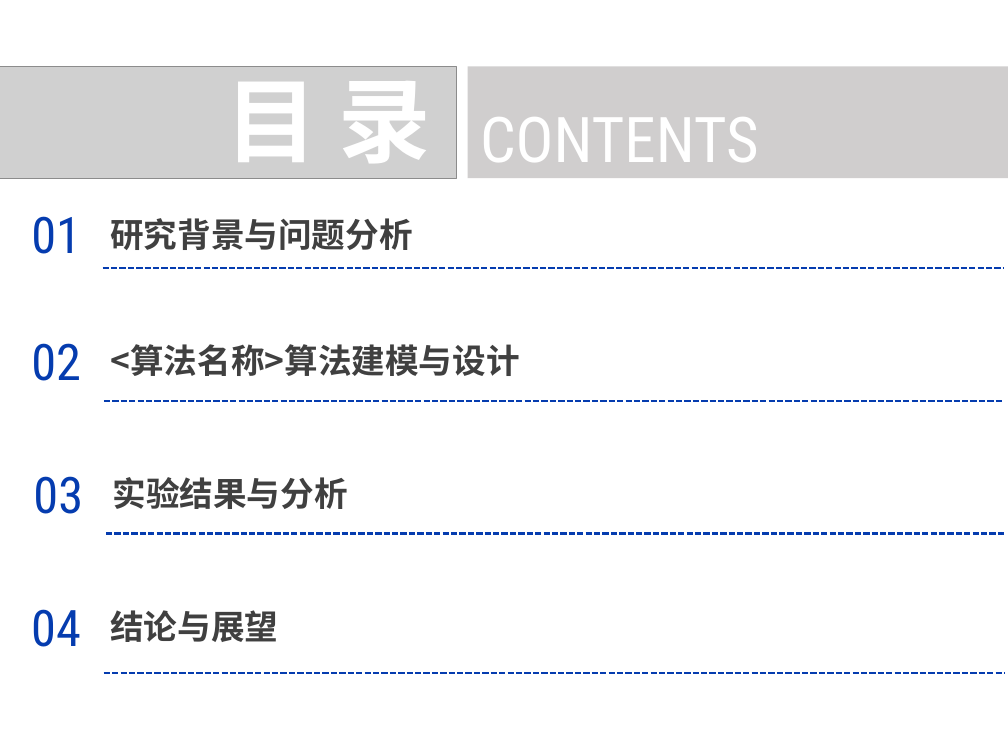
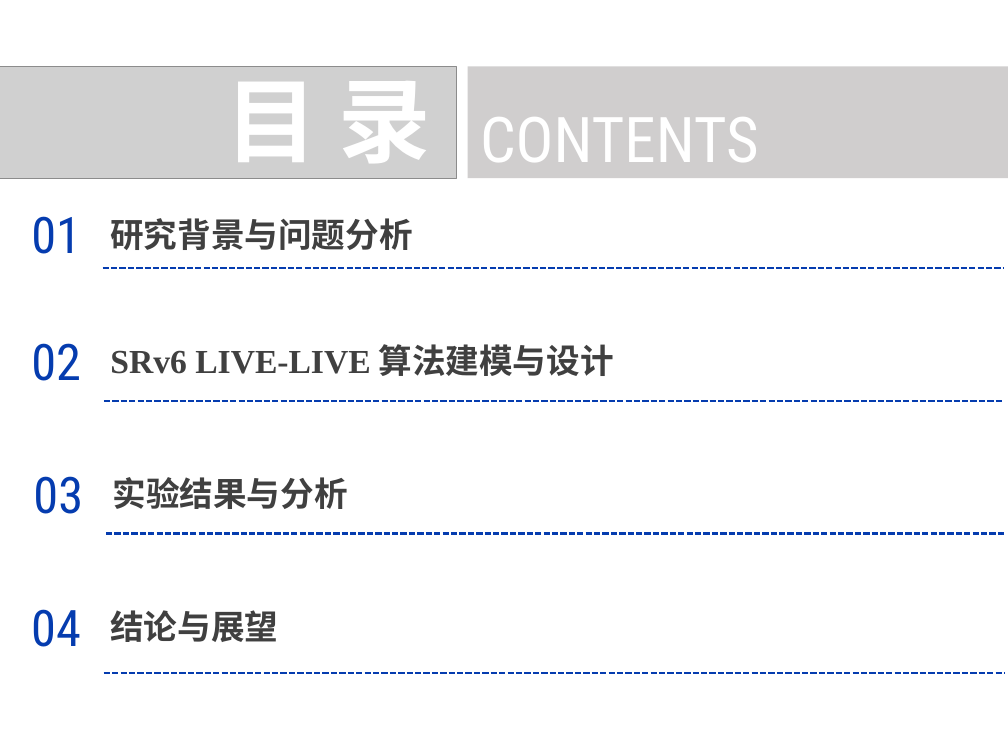
Before and after one commit to cyanbird811/ANTL_papers, a slide deck: slide 2 of 互联网络的设计_汇报/第二次/真正选择/第二次PPT.pptx. Drawn at 1008x756 pixels with LibreOffice and Linux fonts; fonts in the diff are those of the drawing; grey boxes stand for pictures. Boxes give left, top, right and bottom in pixels: in the first picture for what was removed or moved away, otherwise in the second. Text is boxed around its words. In the diff, an @@ line names an element or a change of style, - is before the commit and + after.

```diff
--- a/互联网络的设计_汇报/第二次/真正选择/第二次PPT.pptx
+++ b/互联网络的设计_汇报/第二次/真正选择/第二次PPT.pptx
@@ text at bbox=[110, 344, 613, 376]: text changed; font Noto Sans CJK SC to Times New Roman @@
-<算法名称>算法建模与设计
+SRv6 LIVE-LIVE 算法建模与设计
```
Also in this commit, not shown: 4 other slides changed, 13 slides added, 7 slides removed, 1 other file.
